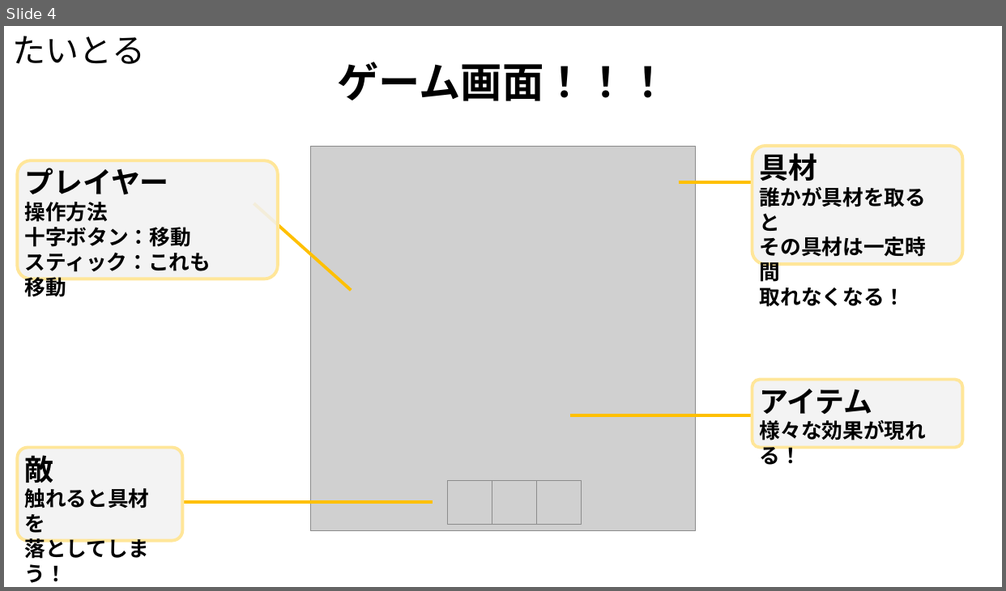
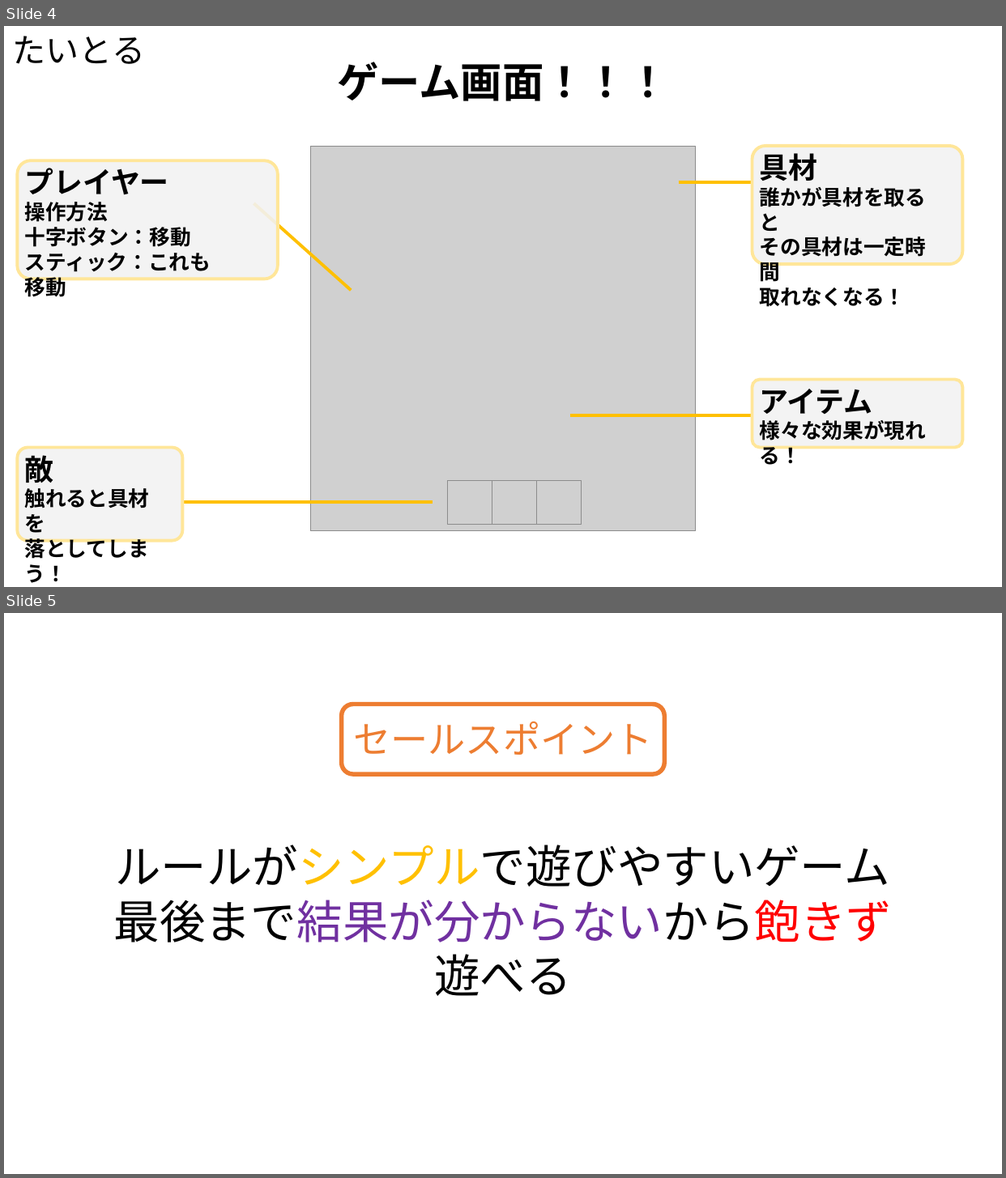
Before and after one commit to HatoriTaichi/mini_game, a slide deck: 企画書/企画書.pptx. Shown one above the other, each under a label of ours: slide 4 before the commit, slides 4 and 5 after it. The pictures are 1006x591 and 1006x1178 pixels, drawn with LibreOffice and Linux fonts; fonts in the diff are those of the drawing; grey boxes stand for pictures. Boxes give left, top, right and bottom in pixels: in the first picture for what was removed or moved away, otherwise in the second. Text is boxed around its words. In the diff, an @@ line names an element or a change of style, - is before the commit and + after.

```diff
--- a/企画書/企画書.pptx
+++ b/企画書/企画書.pptx
@@ slide 5 added at [4,613,1002,1174], background #FFFFFF @@
@@ rounded rectangle added at [342,705,665,775], fill #FFFFFF, outline #ED7D31 4.25 pt @@
@@ text added at [353,722,653,755], 36 pt, text #ED7D31 @@
+セールスポイント
@@ text added at [114,845,893,943], 44 pt, text #000000 @@
+ルールがシンプルで遊びやすいゲーム
+最後まで結果が分からないから飽きず遊べる
```
Also in this commit, not shown: 1 slide changed, 19 other files.
